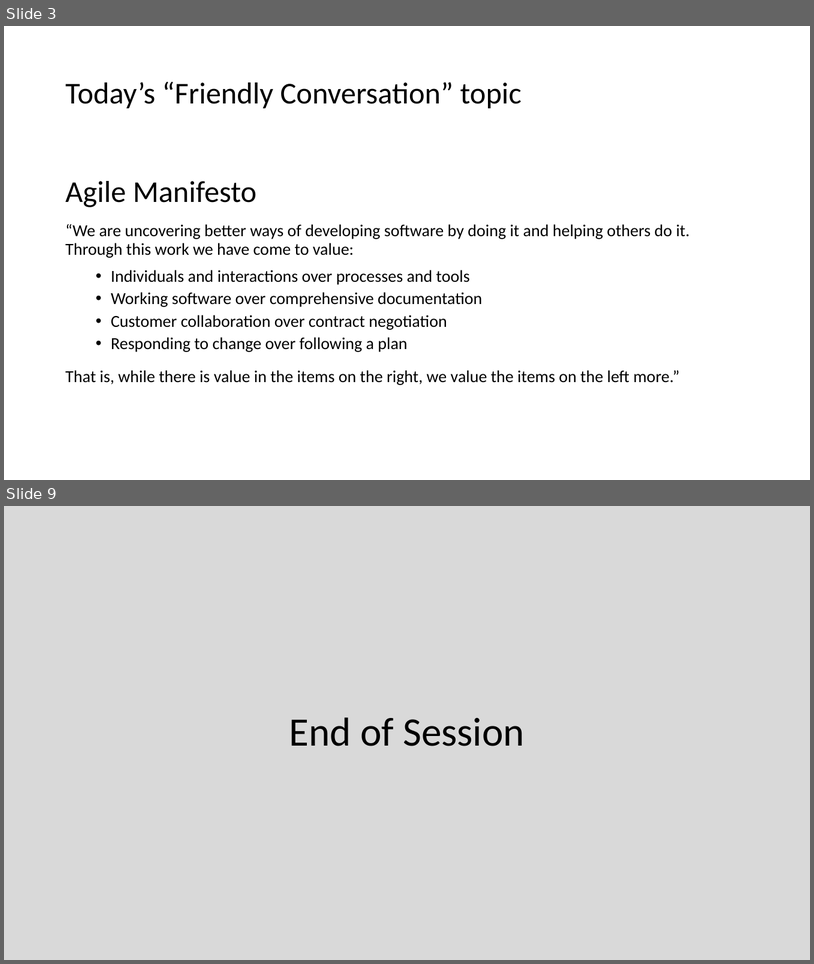
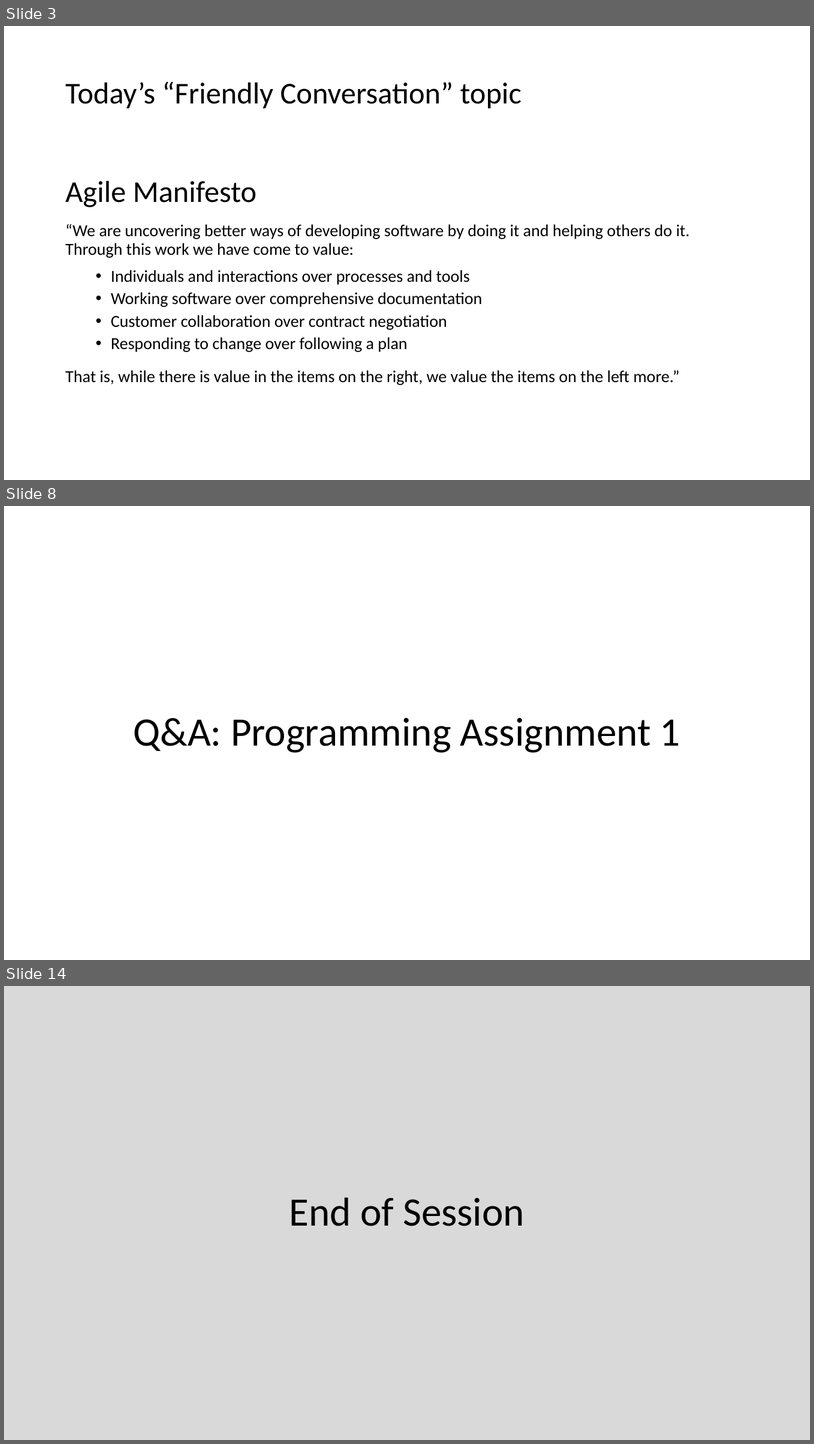
Before and after one commit to EricJPogue/CPSC-24500, a slide deck: lecture-slides/2019-08-28.pptx. Shown one above the other, each under a label of ours: slides 3 and 9 before the commit, slides 3, 8 and 14 after it; the slides between them are not shown. The pictures are 814x964 and 814x1444 pixels, drawn with LibreOffice and Linux fonts; fonts in the diff are those of the drawing. Boxes give left, top, right and bottom in pixels: in the first picture for what was removed or moved away, otherwise in the second. Text is boxed around its words. In the diff, an @@ line names an element or a change of style, - is before the commit and + after.

```diff
--- a/lecture-slides/2019-08-28.pptx
+++ b/lecture-slides/2019-08-28.pptx
@@ slide 8 added at [4,506,810,960], background #FFFFFF @@
@@ title added at [133,717,681,753], 48 pt, text #000000 @@
+Q&A: Programming Assignment 1
@@ what was slide 9 is now slide 14 @@
```
Also in this commit, not shown: 4 slides changed, 7 other slides added, 3 slides removed, 1 other file.
